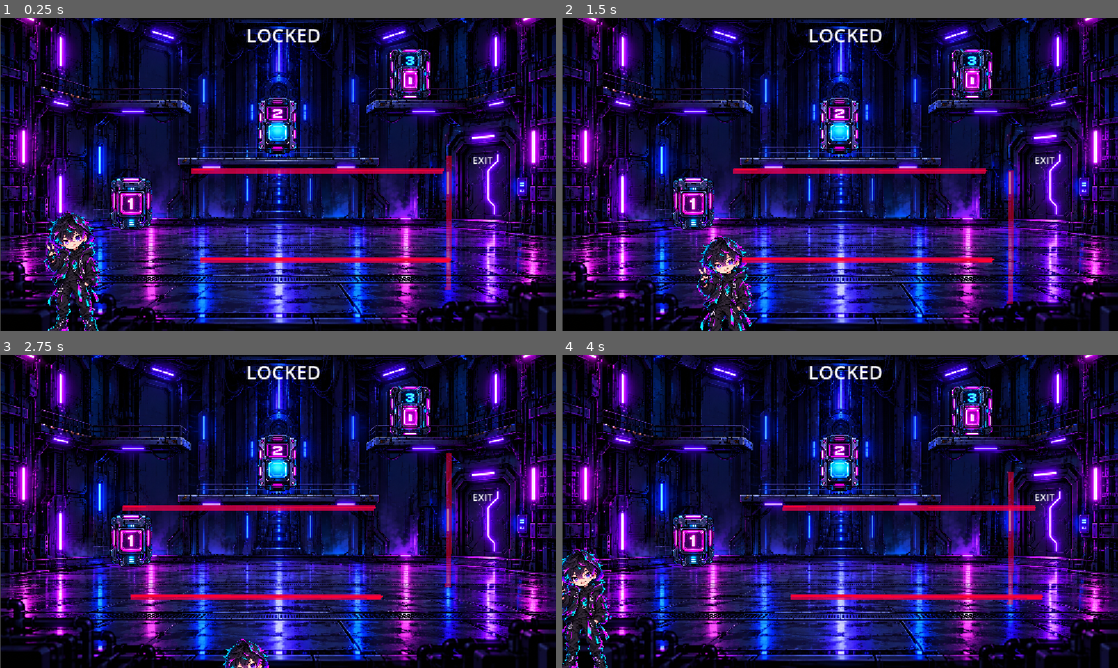
Above: before the commit, frames 1-4 (two rows, left to right).
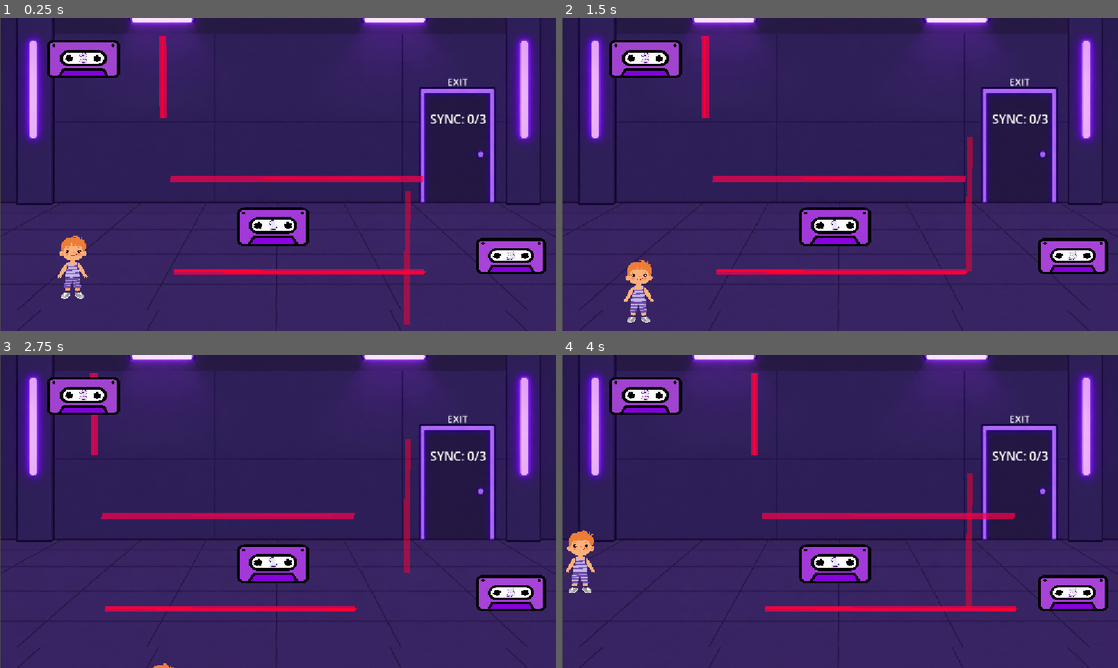
Above: after the commit, the same moments.

Repository: zemaldars01-png/out-of-sync-game
Game: Godot game, scene res://Room3.tscn
Same seed, same stepped clock (60 frames per second), same inputs: the game is played once before the commit and once after it. This scene is started directly instead of the project's main scene.
Inputs (mouse positions are in pixels of both pictures, inside the frame that each line leads up to):
- Up to frame 1 (0.25 s): no input
- Up to frame 2 (1.5 s): tap Enter at 0.5 s; move the mouse to (962, 158) at 0.52 s; hold Right (ui_right) 0.53-1.28 s; move the mouse to (728, 190) at 1.27 s; hold Down (ui_down) from 1.28 s (still down)
- Up to frame 3 (2.75 s): move the mouse to (333, 442) at 2.02 s; release Down (ui_down) at 2.03 s; hold Right (ui_right) from 2.03 s (still down)
- Up to frame 4 (4 s): move the mouse to (812, 574) at 2.77 s; release Right (ui_right) at 2.78 s; hold Up (ui_up) 2.78-3.53 s; move the mouse to (1006, 558) at 3.52 s; hold Left (ui_left) from 3.53 s (still down)

The runs differ from the first frame. In frame 1, 93% of the frame differs, in the area x 0-100%, y 0-100%; in frame 2, 93%; in frame 3, 92%; in frame 4, 93%.

Commit message:
Update Level 2 scene and switches

Diff:
--- a/Room3.tscn
+++ b/Room3.tscn
@@ -1,30 +1,33 @@
 [gd_scene format=3 uid="uid://b6hyvu67w4qr7"]
 
 [ext_resource type="Script" uid="uid://dg5u1sca88rqk" path="res://room_3.gd" id="1_8q7u4"]
-[ext_resource type="Texture2D" uid="uid://ckw3vn301le0h" path="res://room 3.png" id="1_lmtek"]
-[ext_resource type="Texture2D" uid="uid://b025dgt7wpeek" path="res://boy.png" id="2_6p6yb"]
+[ext_resource type="Texture2D" uid="uid://cqkjfr0t7mavl" path="res://level1.jpeg" id="2_d2g07"]
 [ext_resource type="Script" uid="uid://c4e6o5apii8it" path="res://player.gd" id="2_lmtek"]
+[ext_resource type="Texture2D" uid="uid://bhk88bhii4b28" path="res://girlcanva.png" id="4_8q7u4"]
 [ext_resource type="Script" uid="uid://drvm0exifkx31" path="res://laser_move.gd" id="5_0oh0c"]
-[ext_resource type="Texture2D" uid="uid://cki1sndsfuav4" path="res://switch 1.png" id="6_d2g07"]
 [ext_resource type="Script" uid="uid://b1fww8qmneifh" path="res://switch.gd" id="6_l4j08"]
 [ext_resource type="Script" uid="uid://de5qhxrj3uuwo" path="res://exit_door.gd" id="7_l4j08"]
-[ext_resource type="Texture2D" uid="uid://cy5n0od4k4tgd" path="res://switch 2.png" id="8_5s0o0"]
-[ext_resource type="Texture2D" uid="uid://4xgdymy4vpxq" path="res://switch 3.png" id="9_8q7u4"]
+[ext_resource type="Texture2D" uid="uid://dnr5xtrjnm4qi" path="res://switch1.png" id="7_yujh6"]
+[ext_resource type="Texture2D" uid="uid://dci55sweopvkk" path="res://switch2.png" id="8_5s0o0"]
+[ext_resource type="Texture2D" uid="uid://bsknd212x0xnj" path="res://switch3.png" id="9_8q7u4"]
 
 [sub_resource type="RectangleShape2D" id="RectangleShape2D_6p6yb"]
-size = Vector2(50, 90)
+size = Vector2(89, 156)
 
 [sub_resource type="RectangleShape2D" id="RectangleShape2D_721py"]
-size = Vector2(100, 177)
+size = Vector2(129, 220)
 
 [sub_resource type="RectangleShape2D" id="RectangleShape2D_sg4ap"]
-size = Vector2(528, 19)
+size = Vector2(532, 21)
+
+[sub_resource type="RectangleShape2D" id="RectangleShape2D_d4xy7"]
+size = Vector2(16.999954, 171.00006)
 
 [sub_resource type="RectangleShape2D" id="RectangleShape2D_0oh0c"]
 size = Vector2(12, 284)
 
 [sub_resource type="RectangleShape2D" id="RectangleShape2D_tmf87"]
-size = Vector2(84.09088, 104)
+size = Vector2(159.60742, 84.5)
 
 [node name="Room3" type="Node2D" unique_id=1088559633]
 script = ExtResource("1_8q7u4")
@@ -39,7 +42,7 @@
 offset_bottom = 648.0
 grow_horizontal = 2
 grow_vertical = 2
-texture = ExtResource("1_lmtek")
+texture = ExtResource("2_d2g07")
 expand_mode = 1
 
 [node name="Player" type="CharacterBody2D" parent="." unique_id=400521482]
@@ -47,12 +50,12 @@
 script = ExtResource("2_lmtek")
 
 [node name="Sprite2D" type="Sprite2D" parent="Player" unique_id=811340970]
-position = Vector2(0, -6.49996)
+position = Vector2(0, -23.95499)
 scale = Vector2(0.1, 0.1)
-texture = ExtResource("2_6p6yb")
+texture = ExtResource("4_8q7u4")
 
 [node name="CollisionShape2D" type="CollisionShape2D" parent="Player" unique_id=1344094971]
-position = Vector2(0, 10)
+position = Vector2(-1.5, -23)
 shape = SubResource("RectangleShape2D_6p6yb")
 
 [node name="DoorStatus" type="Label" parent="." unique_id=1761533369]
@@ -61,13 +64,13 @@
 anchor_top = 0.5
 anchor_right = 0.5
 anchor_bottom = 0.5
-offset_left = 413.0
-offset_top = -5.0
-offset_right = 763.0
-offset_bottom = 132.0
+offset_left = 856.0
+offset_top = 153.0
+offset_right = 1042.0
+offset_bottom = 266.0
 grow_horizontal = 2
 grow_vertical = 2
-theme_override_font_sizes/font_size = 40
+theme_override_font_sizes/font_size = 25
 text = "LOCKED
 "
 horizontal_alignment = 1
@@ -80,7 +83,7 @@
 script = ExtResource("7_l4j08")
 
 [node name="CollisionShape2D" type="CollisionShape2D" parent="ExitDoor" unique_id=810920152]
-position = Vector2(1002, 329.5)
+position = Vector2(947.5, 266)
 shape = SubResource("RectangleShape2D_721py")
 
 [node name="ExitLabel" type="Label" parent="." unique_id=1481630790]
@@ -89,10 +92,10 @@
 anchor_top = 0.5
 anchor_right = 0.5
 anchor_bottom = 0.5
-offset_left = 923.0
-offset_top = 280.0
-offset_right = 1078.0
-offset_bottom = 339.0
+offset_left = 871.0
+offset_top = 118.0
+offset_right = 1026.0
+offset_bottom = 177.0
 grow_horizontal = 2
 grow_vertical = 2
 theme_override_font_sizes/font_size = 20
@@ -102,7 +105,7 @@
 vertical_alignment = 1
 
 [node name="Laser 1" type="Area2D" parent="." unique_id=1923566982]
-position = Vector2(601, 430)
+position = Vector2(547, 455)
 script = ExtResource("5_0oh0c")
 
 [node name="GlowLine" type="Line2D" parent="Laser 1" unique_id=1957315185]
@@ -123,13 +126,36 @@
 position = Vector2(14.75, 68.5)
 shape = SubResource("RectangleShape2D_sg4ap")
 
+[node name="Laser 4" type="Area2D" parent="." unique_id=558313367]
+position = Vector2(595, 455)
+script = ExtResource("5_0oh0c")
+
+[node name="GlowLine" type="Line2D" parent="Laser 4" unique_id=638888540]
+position = Vector2(-156.3659, -457.44196)
+scale = Vector2(1.2728709, 0.58815753)
+points = PackedVector2Array(-124.85541, 70.362015, -124.85541, 67.32489, -124.85541, 68.84345, -124.84929, 71.04692, -124.056984, 356)
+width = 12.0
+default_color = Color(1, 0, 0.29803923, 0.7019608)
+
+[node name="CoreLine" type="Line2D" parent="Laser 4/GlowLine" unique_id=1767762081]
+position = Vector2(-28.664013, -217.96684)
+scale = Vector2(0.5208984, 0.911051)
+points = PackedVector2Array(-185.73416, 316.58765, -185.73416, 628.24695)
+width = 4.0
+default_color = Color(1, 0, 0.2, 1)
+
+[node name="CollisionShape2D" type="CollisionShape2D" parent="Laser 4/GlowLine" unique_id=658381010]
+position = Vector2(-124.23422, 212.42953)
+scale = Vector2(0.78562623, 1.7002252)
+shape = SubResource("RectangleShape2D_d4xy7")
+
 [node name="Laser 2" type="Area2D" parent="." unique_id=44871841]
-position = Vector2(646, 386)
+position = Vector2(604, 403)
 script = ExtResource("5_0oh0c")
 
 [node name="GlowLine" type="Line2D" parent="Laser 2" unique_id=1346545071]
-position = Vector2(694, -532)
-scale = Vector2(8.526297, 1)
+position = Vector2(694.3544, -532)
+scale = Vector2(8.534317, 1)
 points = PackedVector2Array(-117.51878, 462, -56.17914, 463)
 width = 12.0
 default_color = Color(1, 0, 0.29803923, 0.7019608)
@@ -146,11 +172,11 @@
 shape = SubResource("RectangleShape2D_sg4ap")
 
 [node name="Laser 3" type="Area2D" parent="." unique_id=1761413602]
-position = Vector2(601, 430)
+position = Vector2(515, 443)
 script = ExtResource("5_0oh0c")
 move_horizontally = false
-move_distance = 70.0
-move_speed = 1.5
+move_distance = 100.0
+move_speed = 4.0
 
 [node name="GlowLine" type="Line2D" parent="Laser 3" unique_id=6724990]
 position = Vector2(330, -49)
@@ -169,14 +195,15 @@
 
 [node name="Switch1" type="Area2D" parent="." unique_id=987468525]
 script = ExtResource("6_l4j08")
+target_laser_name = "Laser 2"
 
 [node name="Sprite2D" type="Sprite2D" parent="Switch1" unique_id=1973314413]
-position = Vector2(272.00003, 383)
+position = Vector2(566, 433.00003)
 scale = Vector2(0.123213746, 0.10845294)
-texture = ExtResource("6_d2g07")
+texture = ExtResource("7_yujh6")
 
 [node name="CollisionShape2D" type="CollisionShape2D" parent="Switch1" unique_id=1675011185]
-position = Vector2(271.00003, 383)
+position = Vector2(563, 431)
 scale = Vector2(0.968, 1)
 shape = SubResource("RectangleShape2D_tmf87")
 
@@ -184,12 +211,12 @@
 script = ExtResource("6_l4j08")
 
 [node name="Sprite2D" type="Sprite2D" parent="Switch2" unique_id=129722415]
-position = Vector2(575, 222.00003)
+position = Vector2(173.00009, 85.00003)
 scale = Vector2(0.123213746, 0.10606061)
 texture = ExtResource("8_5s0o0")
 
 [node name="CollisionShape2D" type="CollisionShape2D" parent="Switch2" unique_id=923426746]
-position = Vector2(573, 224)
+position = Vector2(175, 85.00001)
 scale = Vector2(0.968, 1)
 shape = SubResource("RectangleShape2D_tmf87")
 
@@ -197,12 +224,12 @@
 script = ExtResource("6_l4j08")
 
 [node name="Sprite2D" type="Sprite2D" parent="Switch3" unique_id=1794719955]
-position = Vector2(850.00006, 115.25003)
+position = Vector2(1059, 492.99997)
 scale = Vector2(0.123213746, 0.10566193)
 texture = ExtResource("9_8q7u4")
 
 [node name="CollisionShape2D" type="CollisionShape2D" parent="Switch3" unique_id=1547053558]
-position = Vector2(849, 114.00003)
+position = Vector2(1059.0001, 495)
 scale = Vector2(0.968, 1)
 shape = SubResource("RectangleShape2D_tmf87")
 
--- a/room_3.gd
+++ b/room_3.gd
@@ -2,6 +2,22 @@
 
 var switches_activated := 0
 var exit_unlocked := false
+
+
+func _ready():
+	var sprite = $Player/Sprite2D
+
+	if CharacterData.selected_character == "boy":
+		sprite.texture = load("res://boycanva.png")
+		sprite.scale = Vector2(0.09, 0.09)
+	else:
+		sprite.texture = load("res://girlcanva.png")
+		sprite.scale = Vector2(0.09, 0.09)
+
+	$Player.show()
+	sprite.show()
+
+	$DoorStatus.text = "SYNC: 0/3"
 
 
 func switch_activated():
@@ -12,6 +28,13 @@
 	if switches_activated >= 3:
 		exit_unlocked = true
 		$DoorStatus.text = "UNLOCKED"
+
+		# agar player already exit area ke andar hai
+		for body in $ExitDoor.get_overlapping_bodies():
+			if body.name == "Player":
+				print("PLAYER ALREADY AT EXIT")
+				get_tree().change_scene_to_file("res://room_complete.tscn")
+				return
 	else:
 		$DoorStatus.text = "SYNC: " + str(switches_activated) + "/3"
 
Binary file added: switch1.png
Binary file added: switch2.png
Binary file added: switch3.png
